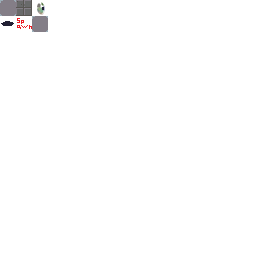
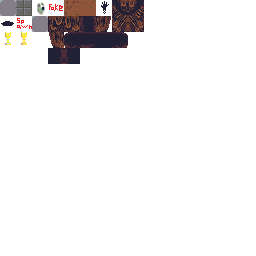
Layer changes from the first 256×256 image to the second:
added group "Items" with 2 layers above "Cave" over [5, 32, 27, 45]
added layer "Chalase copy" in group "Items" over [21, 32, 27, 45]
added layer "Chalase" in group "Items" over [5, 32, 11, 45]
added group "Cave" with 17 layers above "Utilities" over [48, 0, 144, 64]
added layer "WallCornerLeft" in group "Cave" over [112, 0, 144, 18]
added layer "WallCornerRight" in group "Cave" over [128, 0, 144, 16]
added layer "WallEndLeft copy" in group "Cave" over [96, 16, 111, 32]
added layer "WallEndLeft" in group "Cave" over [49, 32, 64, 48]
added layer "WallTopEndLeft copy" in group "Cave" over [112, 32, 128, 48]
added layer "WallTopEndLeft" in group "Cave" over [63, 32, 80, 48]
added layer "WalltopLRTop" in group "Cave" over [93, 32, 112, 48]
added layer "WallTopUpDownright" in group "Cave" over [48, 48, 64, 64]
added layer "WallTopUpDownleft" in group "Cave" over [64, 48, 80, 64]
added layer "WallTopUpDown" in group "Cave" over [80, 16, 96, 32]
added layer "WallTopLR" in group "Cave" over [77, 32, 96, 48]
added layer "DirtWall2 copy 2" in group "Cave" over [128, 16, 144, 32]
added layer "DirtWall2 copy" in group "Cave" over [112, 16, 128, 32]
added layer "DirtWall2" in group "Cave" over [64, 16, 80, 32]
added layer "DirtWall" in group "Cave" over [48, 16, 64, 32]
added layer "Dirt" in group "Cave" over [64, 0, 96, 16]
added layer "Hand" in group "Utilities" over [101, 1, 109, 14]
added layer "FakeProp" in group "Utilities" over [49, 4, 63, 11]
added layer "Dev copy 2" (46%) above "Dev copy" over [64, 16, 80, 32]
